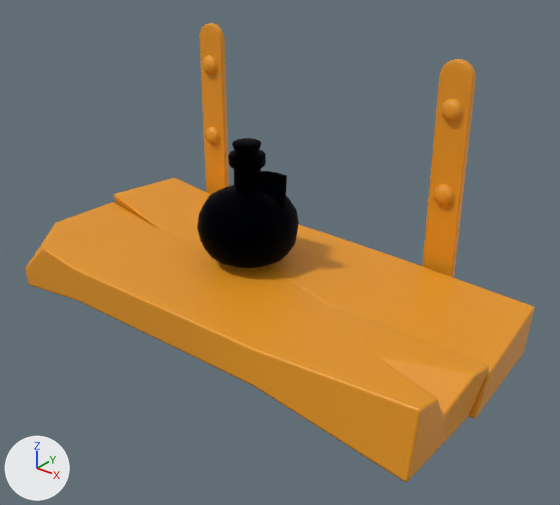
Before and after pictures for a commit that changed the Blender file 2o/Grafismo 2D/DIA 3 - Balda/balda.blend.
Before and after are seen from a camera (50 mm lens) standing at (1.293, -1.814, 0.756) and looking at (0.135, -0.367, -0.141). Every picture has the same lights, and +X, +Y and +Z are marked at lower left.

Objects in the first picture: 'SM_Potion_03', 'SM_Shelf_01'.
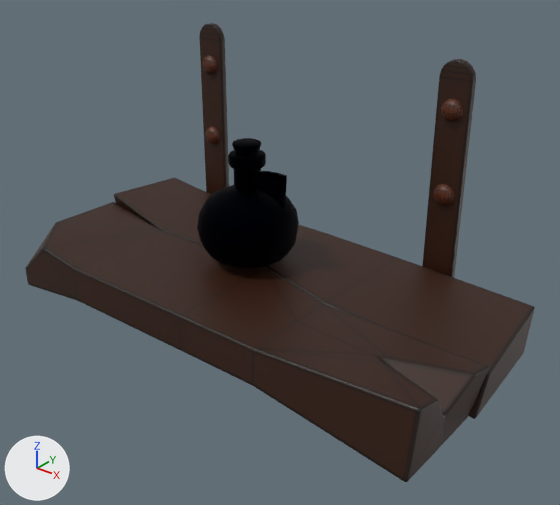
What changed in the scene script:
```text
Add img_balda_psd:
    img_balda_psd = load_image('balda.psd', 'balda.png', 1024, 1024, 'sRGB')
Change mat_m_shelf_01_001:
    remove mat_m_shelf_01_001.base_color = (0.8, 0.31, 0.0118)  # orange #e7971c
    add mat_m_shelf_01_001.texture = img_balda_psd
```

Changed parts and their boxes [x1, y1, x2, y2] in the pictures (560 x 505 px):
'SM_Shelf_01', surface changed (orange to brown): [25, 23, 535, 482] in both
